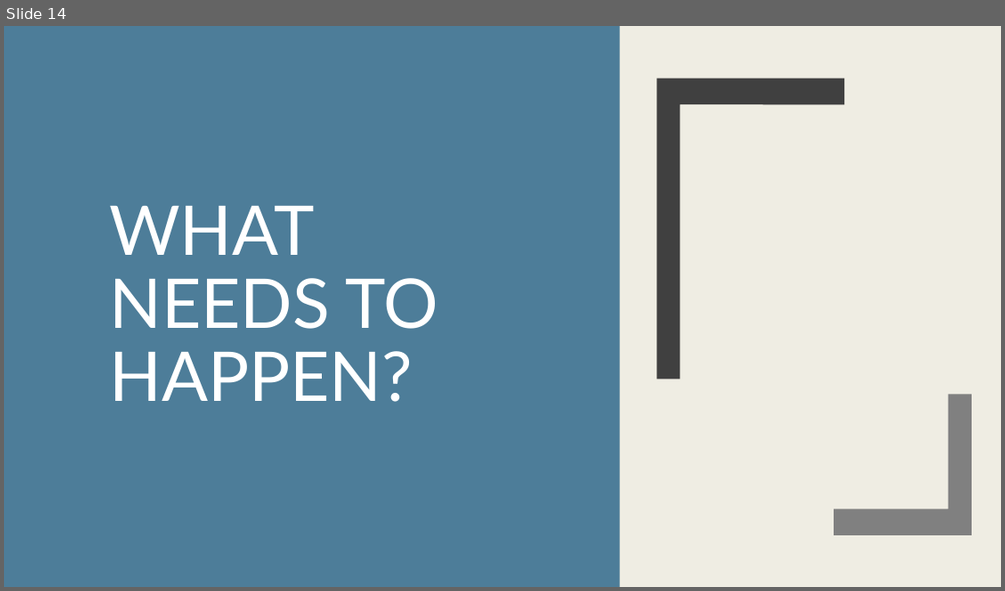
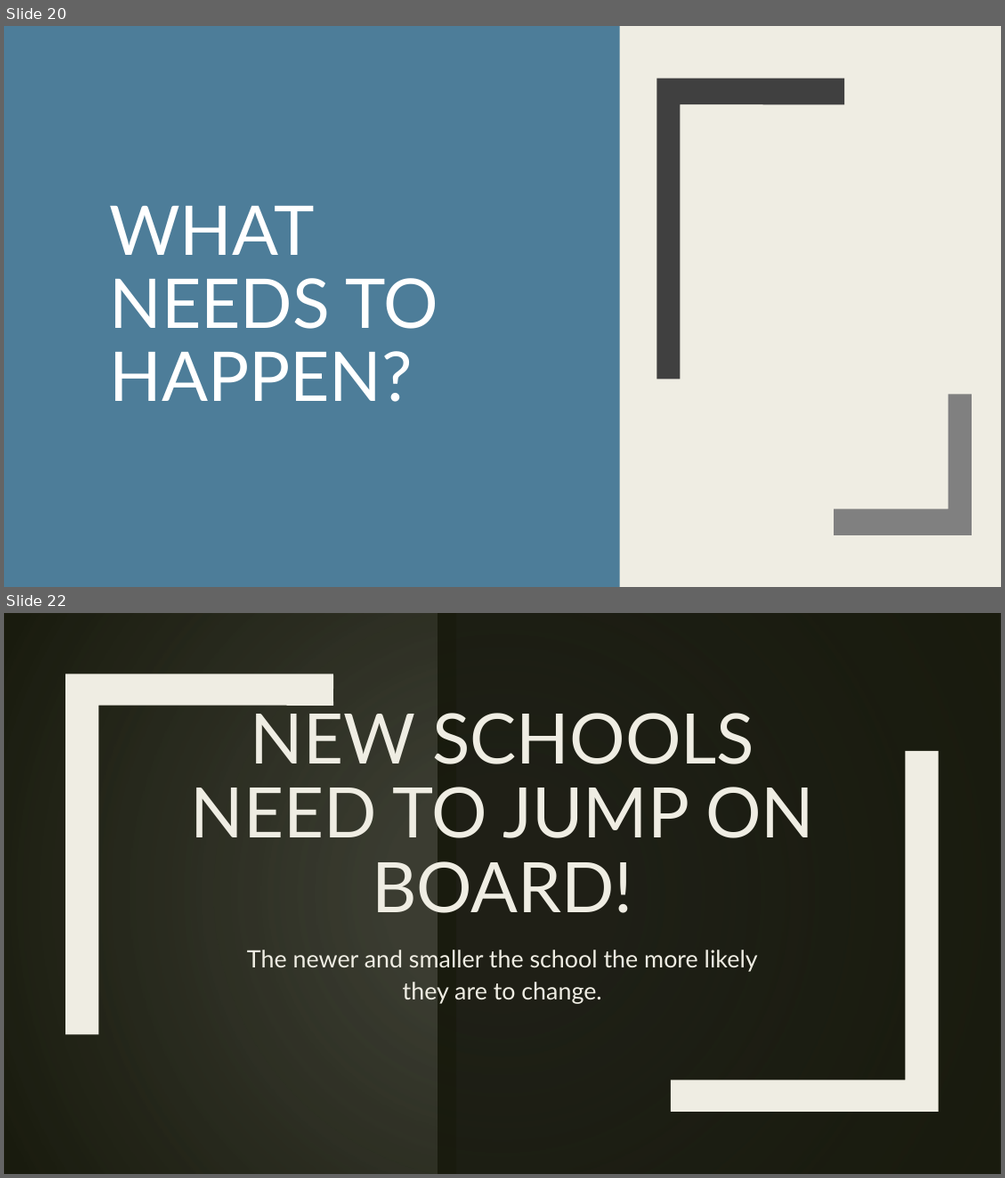
Before and after one commit to edunzer/YR3_TERM-4, a slide deck: PUBLIC SPEAKING/WEEK 6/PERSUASIVE SPEECH/PERSASIVE SPEECH.pptx. Shown one above the other, each under a label of ours: slide 14 before the commit, slides 20 and 22 after it; the slides between them are not shown. The pictures are 1005x591 and 1005x1178 pixels, drawn with LibreOffice and Linux fonts; fonts in the diff are those of the drawing; background and template pictures are left out; a plain dark background stands for a picture behind light text. Boxes give left, top, right and bottom in pixels: in the first picture for what was removed or moved away, otherwise in the second. Text is boxed around its words. In the diff, an @@ line names an element or a change of style, - is before the commit and + after.

```diff
--- a/PUBLIC SPEAKING/WEEK 6/PERSUASIVE SPEECH/PERSASIVE SPEECH.pptx
+++ b/PUBLIC SPEAKING/WEEK 6/PERSUASIVE SPEECH/PERSASIVE SPEECH.pptx
@@ slide 22 added at [4,613,1001,1174], background picture (left out) @@
@@ rectangle added at [4,613,437,1174], fill #8C8D86 @@
@@ rectangle added at [4,613,1001,1174], fill gradient #191B0E @@
@@ rectangle added at [437,613,456,1174], fill #191B0E @@
@@ freeform shape added at [65,674,333,1034], fill #191B0E @@
@@ freeform shape added at [65,674,333,1034], fill #EFEDE3 @@
@@ title added at [191,703,814,913], 67 pt, text #EFEDE3 @@
+NEW SCHOOLS NEED TO JUMP ON BOARD!
@@ freeform shape added at [671,751,938,1111], fill #191B0E @@
@@ freeform shape added at [671,751,938,1111], fill #EFEDE3 @@
@@ text added at [247,949,758,1004], 23 pt, text #EFEDE3 @@
+The newer and smaller the school the more likely they are to change.
@@ what was slide 14 is now slide 20 @@
```
Also in this commit, not shown: 4 slides changed, 11 other slides added, 2 slides removed.
